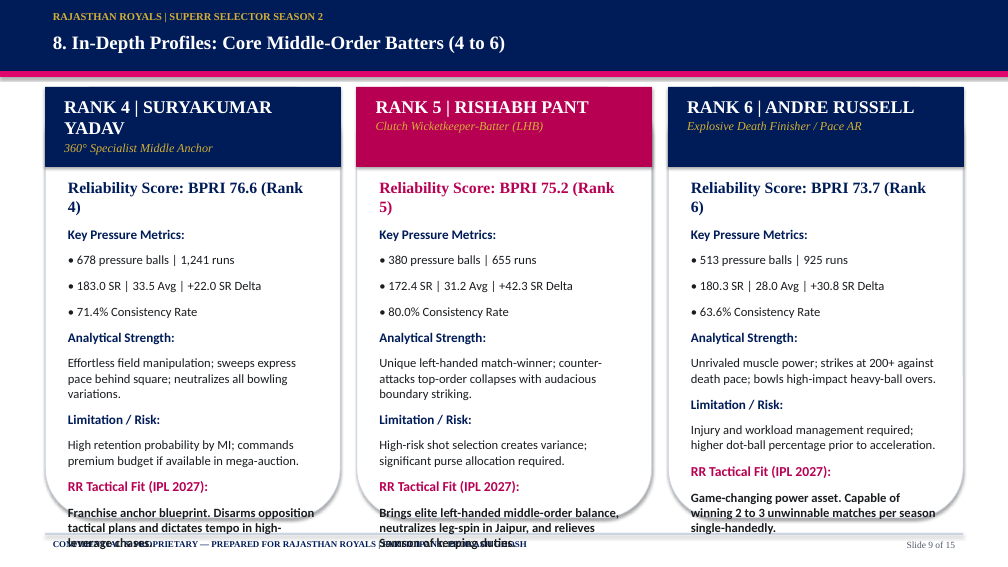
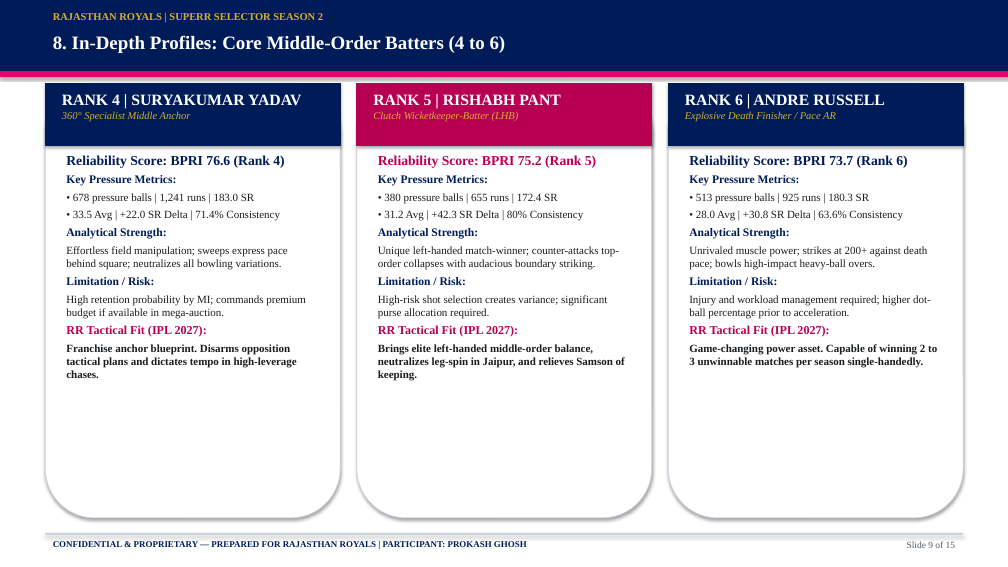
Before and after one commit to prokashghosh996-png/RR-supeRR-selector-2027, a slide deck: slide 9 of SupeRR_Selector_Season_2_RR_IPL_2027_Auction_Strategy.pptx. Drawn at 1008x567 pixels with LibreOffice and Linux fonts; fonts in the diff are those of the drawing. Boxes give left, top, right and bottom in pixels: in the first picture for what was removed or moved away, otherwise in the second. Text is boxed around its words. In the diff, an @@ line names an element or a change of style, - is before the commit and + after.

```diff
--- a/SupeRR_Selector_Season_2_RR_IPL_2027_Auction_Strategy.pptx
+++ b/SupeRR_Selector_Season_2_RR_IPL_2027_Auction_Strategy.pptx
@@ rounded rectangle: place and size @@
-rounded rectangle at [45, 87, 340, 518]
+rounded rectangle at [45, 83, 340, 518]
@@ rectangle: place and size @@
-rectangle at [45, 87, 340, 166]
+rectangle at [45, 83, 340, 145]
@@ text "RANK 4 | SURYAKUMAR YADAV" at [62, 94, 301, 122]: size 17 to 15 pt in "RANK 4 | SURYAKUMAR YADAV"; size 11.5 to 10 pt in "360° Specialist Middle Anchor"; less space between paragraphs @@
@@ rounded rectangle: place and size @@
-rounded rectangle at [357, 87, 652, 518]
+rounded rectangle at [357, 83, 652, 518]
@@ rectangle: place and size @@
-rectangle at [357, 87, 652, 166]
+rectangle at [357, 83, 652, 145]
@@ text "RANK 5 | RISHABH PANT" at [373, 94, 561, 122]: size 17 to 15 pt in "RANK 5 | RISHABH PANT"; size 11.5 to 10 pt in "Clutch Wicketkeeper-Batter (LHB)"; less space between paragraphs @@
@@ rounded rectangle: place and size @@
-rounded rectangle at [668, 87, 963, 518]
+rounded rectangle at [668, 83, 963, 518]
@@ rectangle: place and size @@
-rectangle at [668, 87, 963, 166]
+rectangle at [668, 83, 963, 145]
@@ text "RANK 6 | ANDRE RUSSELL" at [685, 94, 885, 122]: size 17 to 15 pt in "RANK 6 | ANDRE RUSSELL"; size 11.5 to 10 pt in "Explosive Death Finisher / Pace AR"; less space between paragraphs @@
@@ text "Reliability Score: BPRI 76.6 (Rank ...": place and size @@
-text "Reliability Score: BPRI 76.6 (Rank ..." at [68, 182, 314, 549]
+text "Reliability Score: BPRI 76.6 (Rank ..." at [66, 155, 306, 378]
@@ text "Reliability Score: BPRI 75.2 (Rank ...": place and size @@
-text "Reliability Score: BPRI 75.2 (Rank ..." at [379, 182, 619, 549]
+text "Reliability Score: BPRI 75.2 (Rank ..." at [378, 155, 625, 381]
@@ text "Reliability Score: BPRI 73.7 (Rank ...": place and size @@
-text "Reliability Score: BPRI 73.7 (Rank ..." at [691, 182, 936, 521]
+text "Reliability Score: BPRI 73.7 (Rank ..." at [689, 155, 937, 368]
@@ text at [66, 175, 280, 221]: text changed; size 12 to 10.5 pt; font Calibri to Times New Roman @@
-Key Pressure Metrics:
-• 678 pressure balls | 1,241 runs
-• 183.0 SR | 33.5 Avg | +22.0 SR Delta
-• 71.4% Consistency Rate
+Key Pressure Metrics:
+• 678 pressure balls | 1,241 runs | 183.0 SR
+• 33.5 Avg | +22.0 SR Delta | 71.4% Consistency
@@ text at [66, 155, 306, 378]: size 15 to 13 pt in "Reliability Score: BPRI 76.6 (Rank 4)"; size 12.5 to 11 pt in "Analytical Strength:", "Limitation / Risk:"; size 12 to 10.5 pt in "Effortless field manipulation; sweeps express pace behind ...", "High retention probability by MI; commands premium ...", "Franchise anchor blueprint. Disarms opposition tactical plan ..."; font Calibri to Times New Roman in "Analytical Strength: Effortless field manipulation; sweeps e ...", "Limitation / Risk: High retention probability by ...", "RR Tactical Fit (IPL 2027): Franchise anchor ..."; size 13 to 11.5 pt in "RR Tactical Fit (IPL 2027):"; less space between paragraphs @@
@@ text at [378, 175, 584, 221]: text changed; size 12 to 10.5 pt; font Calibri to Times New Roman @@
-Key Pressure Metrics:
-• 380 pressure balls | 655 runs
-• 172.4 SR | 31.2 Avg | +42.3 SR Delta
-• 80.0% Consistency Rate
+Key Pressure Metrics:
+• 380 pressure balls | 655 runs | 172.4 SR
+• 31.2 Avg | +42.3 SR Delta | 80% Consistency
@@ text at [378, 155, 619, 319]: size 15 to 13 pt in "Reliability Score: BPRI 75.2 (Rank 5)"; size 12.5 to 11 pt in "Analytical Strength:", "Limitation / Risk:"; size 12 to 10.5 pt in "Unique left-handed match-winner; counter-attacks top-order c ...", "High-risk shot selection creates variance; significant purse ..."; font Calibri to Times New Roman in "Analytical Strength: Unique left-handed match-winner; counte ...", "Limitation / Risk: High-risk shot selection creates ..."; less space between paragraphs @@
@@ text at [689, 175, 903, 221]: text changed; size 12 to 10.5 pt; font Calibri to Times New Roman @@
-Key Pressure Metrics:
-• 513 pressure balls | 925 runs
-• 180.3 SR | 28.0 Avg | +30.8 SR Delta
-• 63.6% Consistency Rate
+Key Pressure Metrics:
+• 513 pressure balls | 925 runs | 180.3 SR
+• 28.0 Avg | +30.8 SR Delta | 63.6% Consistency
@@ text at [689, 155, 937, 368]: size 15 to 13 pt in "Reliability Score: BPRI 73.7 (Rank 6)"; size 12.5 to 11 pt in "Analytical Strength:", "Limitation / Risk:"; size 12 to 10.5 pt in "Unrivaled muscle power; strikes at 200+ against ...", "Injury and workload management required; higher dot-ball ...", "Game-changing power asset. Capable of winning 2 ..."; font Calibri to Times New Roman in "Analytical Strength: Unrivaled muscle power; strikes at ...", "Limitation / Risk: Injury and workload management ...", "RR Tactical Fit (IPL 2027): Game-changing power ..."; size 13 to 11.5 pt in "RR Tactical Fit (IPL 2027):"; less space between paragraphs @@
@@ text at [378, 325, 625, 381]: text changed; size 12 to 10.5 pt; font Calibri to Times New Roman @@
-RR Tactical Fit (IPL 2027):
-Brings elite left-handed middle-order balance, neutralizes leg-spin in Jaipur, and relieves Samson of keeping duties.
+RR Tactical Fit (IPL 2027):
+Brings elite left-handed middle-order balance, neutralizes leg-spin in Jaipur, and relieves Samson of keeping.
```
Also in this commit, not shown: 7 other slides changed, 4 other files.
